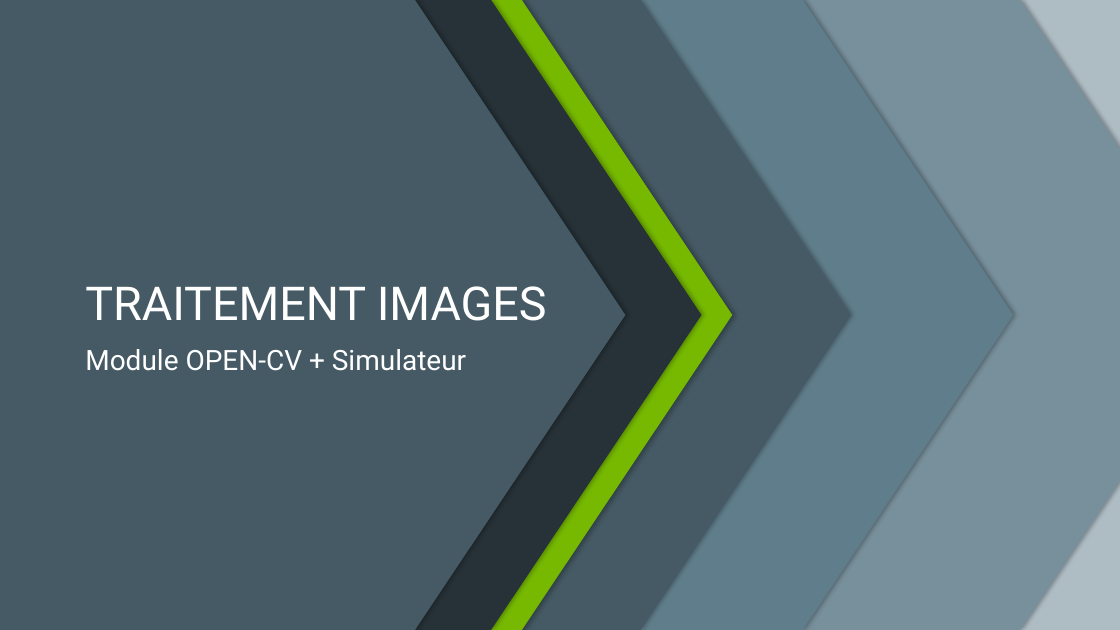
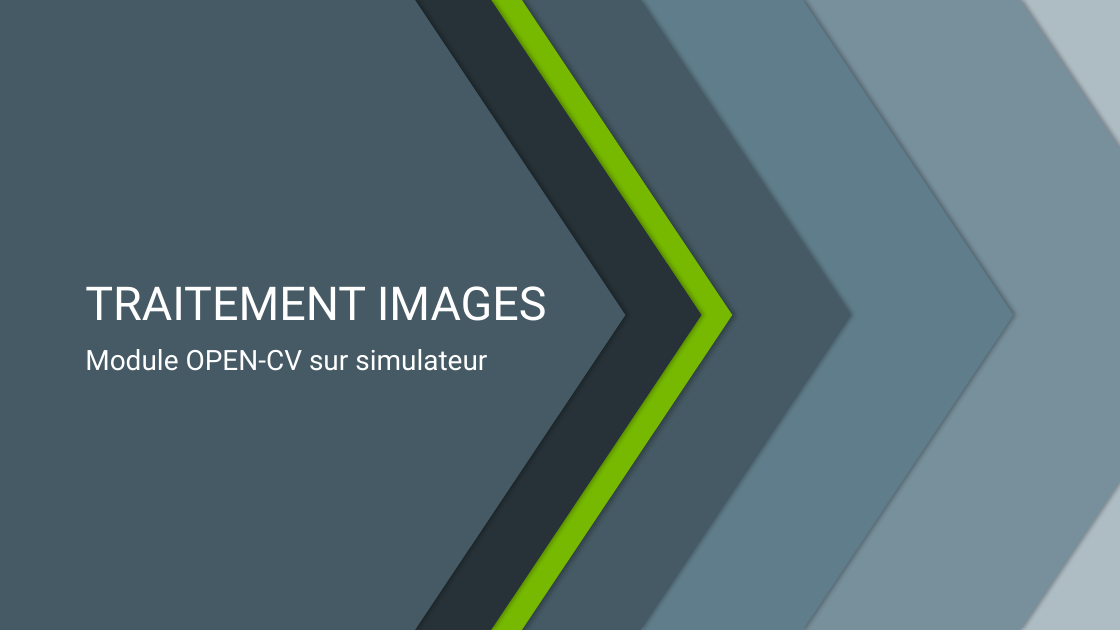
Before and after one commit to TonyCalvez/DEEPDART, a slide deck: slide 11 of PRESENTATION/Présentation1.pptx. Drawn at 1120x630 pixels with LibreOffice and Linux fonts; fonts in the diff are those of the drawing. Boxes give left, top, right and bottom in pixels: in the first picture for what was removed or moved away, otherwise in the second. Text is boxed around its words. In the diff, an @@ line names an element or a change of style, - is before the commit and + after.

```diff
--- a/PRESENTATION/Présentation1.pptx
+++ b/PRESENTATION/Présentation1.pptx
@@ text at (85, 349, 487, 371): text changed @@
-Module OPEN-CV + Simulateur
+Module OPEN-CV sur simulateur
```
Also in this commit, not shown: 5 other slides changed, 6 slides added, 1 other file.
